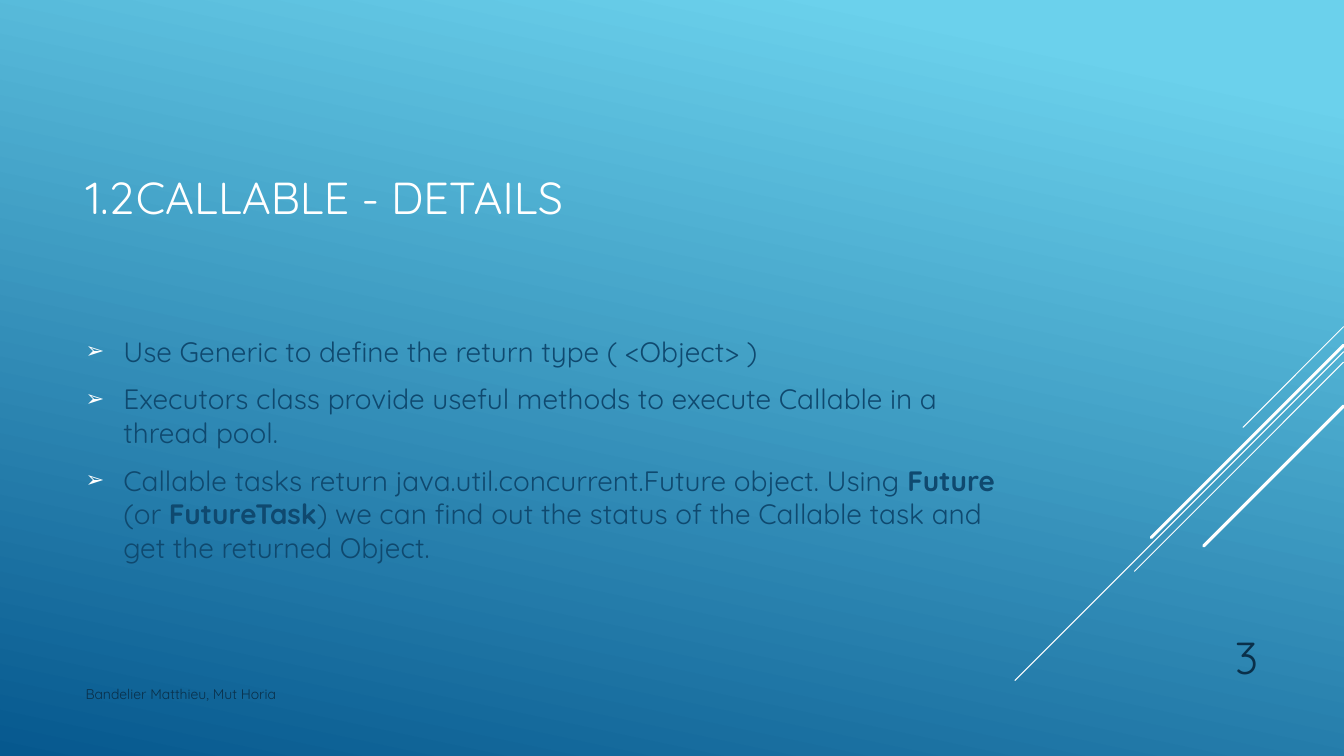
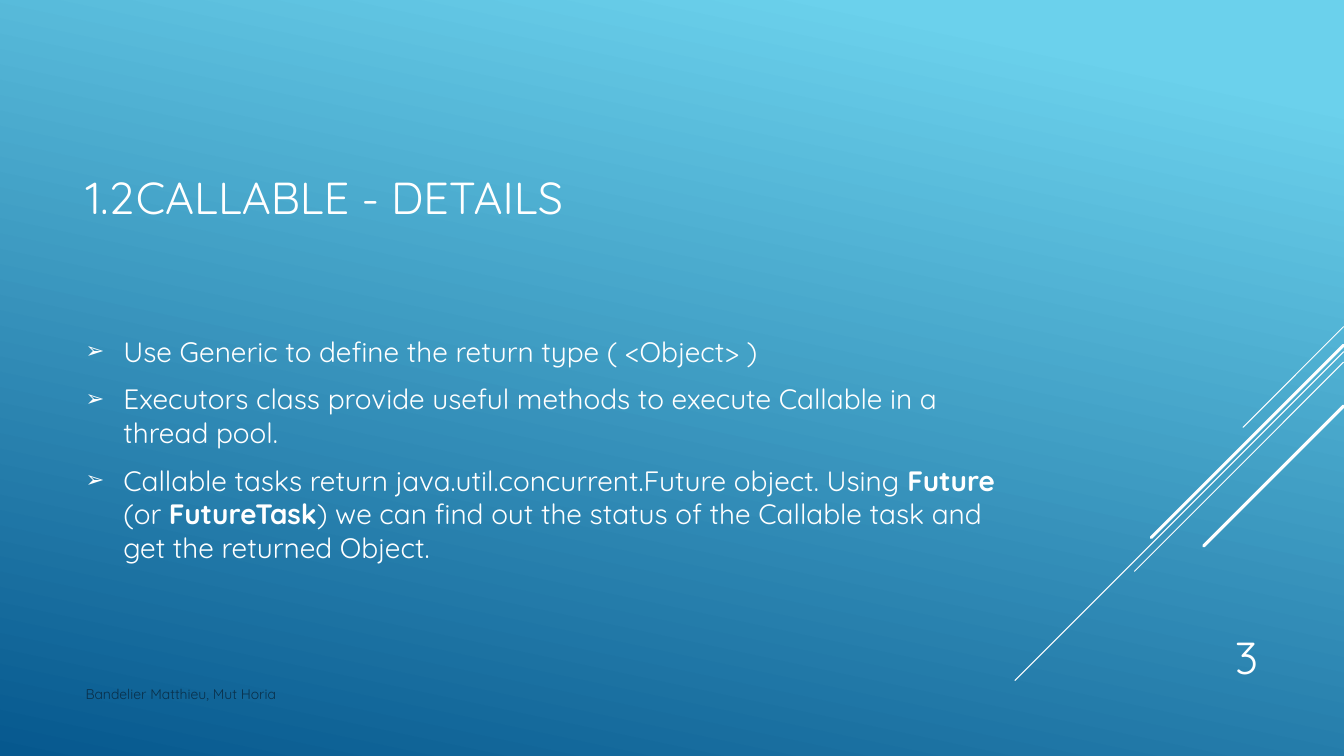
Before and after one commit to Drakesinger/FutureTaskAndCallable, a slide deck: slide 3 of presentation/CallableFutureTask.pptx. Drawn at 1344x756 pixels with LibreOffice and Linux fonts; fonts in the diff are those of the drawing. Boxes give left, top, right and bottom in pixels: in the first picture for what was removed or moved away, otherwise in the second. Text is boxed around its words. In the diff, an @@ line names an element or a change of style, - is before the commit and + after.

Commit message:
Add Specialized FutureTask.

```diff
--- a/presentation/CallableFutureTask.pptx
+++ b/presentation/CallableFutureTask.pptx
@@ text "Use Generic to define the ..." at <box>123,341,995,564</box>: text colour #0F496F to #FFFFFF @@
@@ page number at <box>1235,642,1258,675</box>: text colour #0A304A to #FFFFFF @@
```
Also in this commit, not shown: 6 other slides changed, 3 other files.
